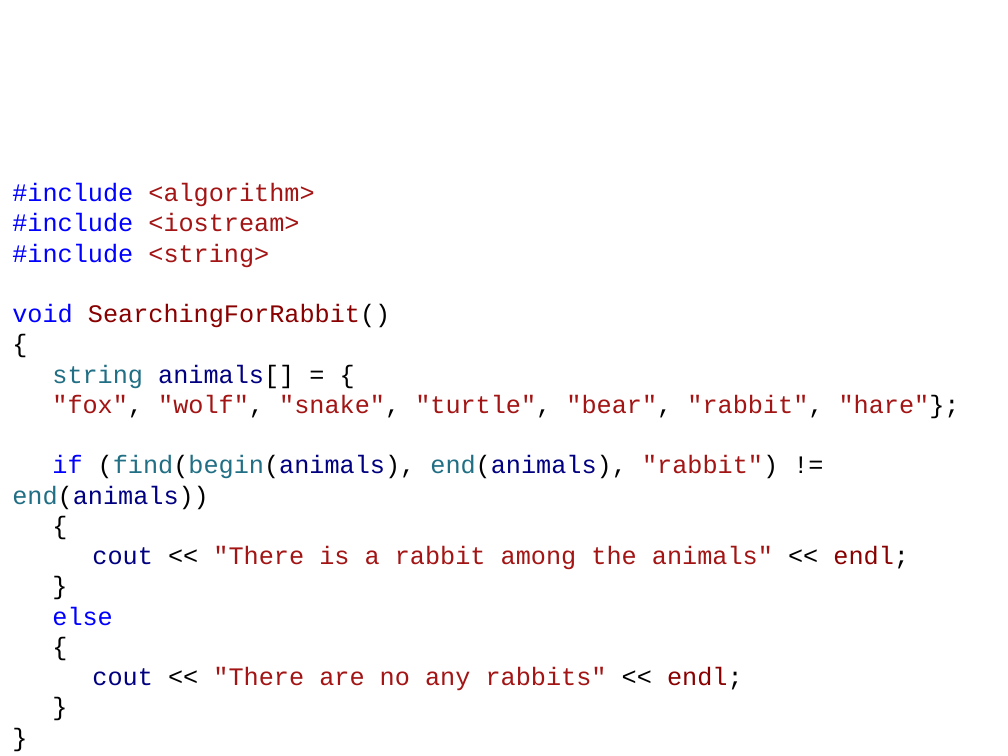
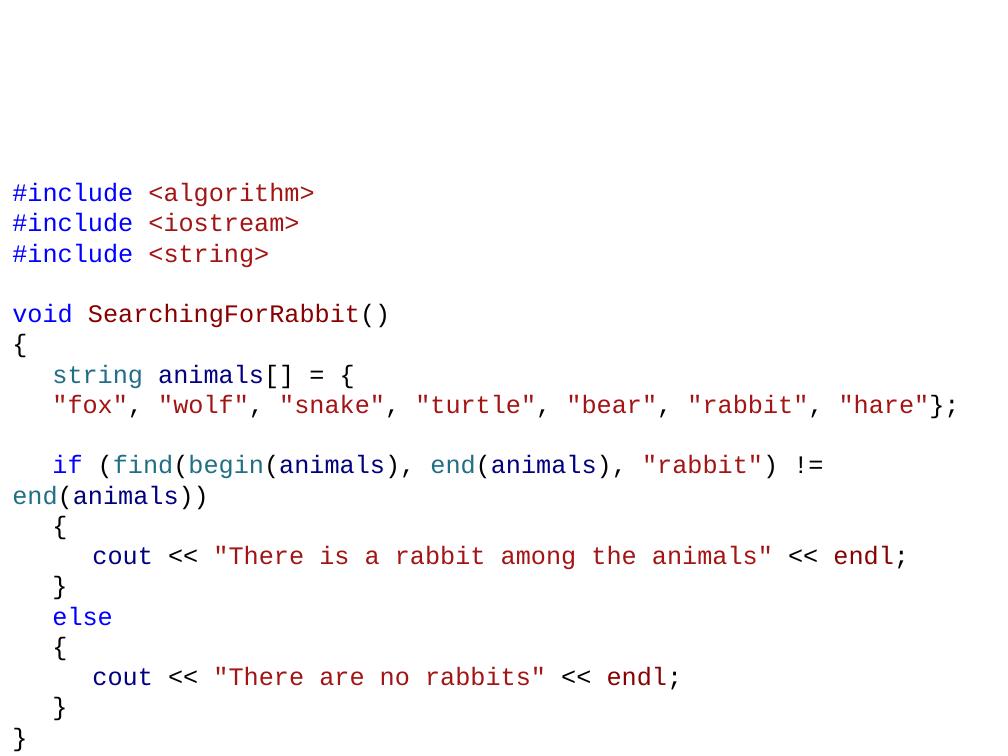
Before and after one commit to alexey-malov/oop, a slide deck: slide 207 of lectures/01/Синтаксис C++.pptx. Drawn at 1008x756 pixels with LibreOffice and Linux fonts; fonts in the diff are those of the drawing. Boxes give left, top, right and bottom in pixels: in the first picture for what was removed or moved away, otherwise in the second. Text is boxed around its words. In the diff, an @@ line names an element or a change of style, - is before the commit and + after.

Commit message:
Исправлена грамматическая ошибка в презентации

```diff
--- a/lectures/01/Синтаксис C++.pptx
+++ b/lectures/01/Синтаксис C++.pptx
@@ text at (92,667,683,690): text changed @@
-cout << "There are no any rabbits" << endl;
+cout << "There are no rabbits" << endl;
```
